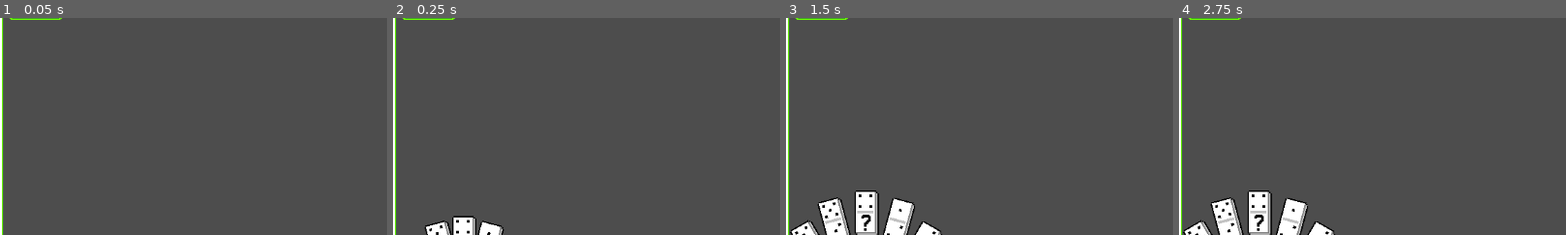
Above: before the commit, frames 1-4 (left to right).
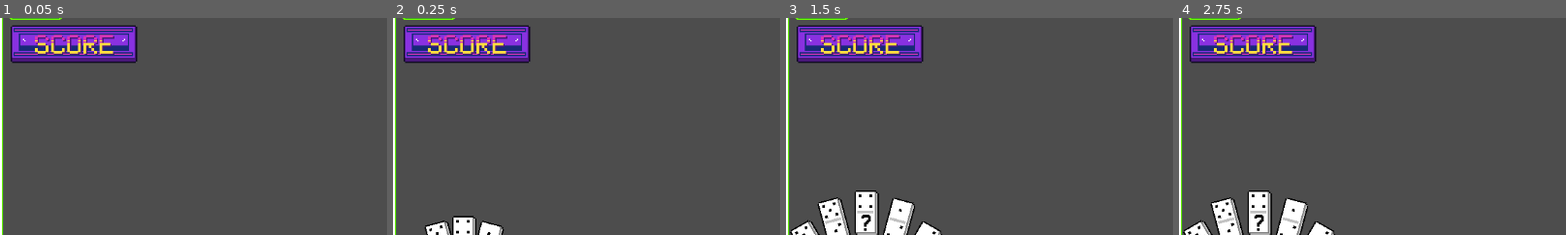
Above: after the commit, the same moments.

Repository: Ghoose1/GFPGame
Game: Godot game, scene res://scenes/scene.tscn
Two runs of this game, one before a commit and one after it. Both use one fixed random seed, a clock stepped at 60 frames per second and the inputs below.
Inputs (mouse positions are % of the whole screen's width and height, from its top left):
- Up to frame 1 (0.05 s): no input
- Up to frame 2 (0.25 s): no input
- Up to frame 3 (1.5 s): click (10, 26) at 0.52 s; click (10, 26) at 1.27 s
- Up to frame 4 (2.75 s): click (10, 26) at 2.02 s
The pictures show only the part of the screen within x 0-50%, y 20-69%; the shares and areas given below are measured in that part.

The runs differ from the first frame. In frame 1, 5.7% of the frame differs, in the area x 2-36%, y 3-21%; in frame 2, 5.7%; in frame 3, 5.7%; in frame 4, 5.7%.

Commit message:
Added Score Button
Made fixes
Added Score Button

Diff:
--- a/Dominos/starter.gd
+++ b/Dominos/starter.gd
@@ -22,13 +22,16 @@
 	Vector2.UP, Vector2.DOWN, Vector2.LEFT, Vector2.RIGHT
 ]
 
+func trigger_score() -> void:
+	var score_thing : ScoreThing = (load("res://scenes/score_thing.tscn") as PackedScene).instantiate()
+	Globals.board.add_child(score_thing)
+	score_thing.start_scoring_animation(self)
+
+	print("Final total: %s" % calculate_score_total())
+
 func _unhandled_key_input(event: InputEvent) -> void:
 	if event.is_action_pressed("Start Score"):
-		var score_thing : ScoreThing = (load("res://scenes/score_thing.tscn") as PackedScene).instantiate()
-		Globals.board.add_child(score_thing)
-		score_thing.start_scoring_animation(self)
-
-		print("Final total: %s" % calculate_score_total())
+		trigger_score()
 
 func calculate_score_total() -> int:
 	var connected_tiles : Array[Domino] = get_connected_tiles(self)
--- a/scenes/scene.tscn
+++ b/scenes/scene.tscn
@@ -6,6 +6,7 @@
 [ext_resource type="PackedScene" uid="uid://7gpi35s5bcc6" path="res://scenes/Camera.tscn" id="2_gjmho"]
 [ext_resource type="TileSet" uid="uid://bd2t8vr6rx14q" path="res://tileset.tres" id="3_5fb3c"]
 [ext_resource type="PackedScene" uid="uid://bvvffh4xnkq4w" path="res://scenes/ui_layer.tscn" id="3_t7and"]
+[ext_resource type="Texture2D" uid="uid://xrljci5hdnyn" path="res://Assets/Score Button.png" id="4_tpwpp"]
 
 [node name="Game" type="Node2D" unique_id=1882076389]
 
@@ -14,6 +15,15 @@
 metadata/_custom_type_script = "uid://4ixbyhkrhcir"
 
 [node name="UILayer" parent="Player" unique_id=1594262151 instance=ExtResource("3_t7and")]
+
+[node name="ScoreButton" type="TextureButton" parent="Player/UILayer/Container/Control" parent_id_path=PackedInt32Array(1594262151, 1810062443) index="2" unique_id=1203535072]
+texture_filter = 1
+layout_mode = 0
+offset_left = 7.0
+offset_top = 67.0
+offset_right = 103.0
+offset_bottom = 99.0
+texture_normal = ExtResource("4_tpwpp")
 
 [node name="Camera2D" parent="Player" unique_id=2054708085 instance=ExtResource("2_gjmho")]
 
--- /dev/null
+++ b/scenes/ui_layer.gd
@@ -0,0 +1,12 @@
+extends CanvasLayer
+
+@onready var score_button: TextureButton = $Container/Control/ScoreButton
+
+func _ready() -> void:
+	if score_button != null:
+		score_button.pressed.connect(_on_score_button_pressed)
+
+func _on_score_button_pressed() -> void:
+	var starter = Globals.board.get_node_or_null("Starter")
+	if starter != null and starter.has_method("trigger_score"):
+		starter.trigger_score()
--- a/scenes/ui_layer.tscn
+++ b/scenes/ui_layer.tscn
@@ -6,8 +6,10 @@
 [ext_resource type="Texture2D" uid="uid://ccepl2guwbsem" path="res://Assets/DominoBox.png" id="4_6syxi"]
 [ext_resource type="Script" uid="uid://c6uohf2ltohcy" path="res://scripts/domino_box.gd" id="5_6gmgv"]
 [ext_resource type="Texture2D" uid="uid://baxfgaeh3dikk" path="res://Assets/Discard.png" id="5_qey6e"]
+[ext_resource type="Script" path="res://scenes/ui_layer.gd" id="6_ui_layer"]
 
 [node name="UILayer" type="CanvasLayer" unique_id=1594262151]
+script = ExtResource("6_ui_layer")
 
 [node name="Container" type="Control" parent="." unique_id=1824098264]
 layout_mode = 3
@@ -116,6 +118,7 @@
 anchor_bottom = 1.0
 grow_horizontal = 2
 grow_vertical = 2
+mouse_filter = 2
 texture = ExtResource("3_6gmgv")
 patch_margin_left = 16
 patch_margin_top = 16
Binary file added: Assets/Score Button.png
Not shown, added: Assets/Score Button.png.import
Not shown, added: scenes/ui_layer.gd.uid
